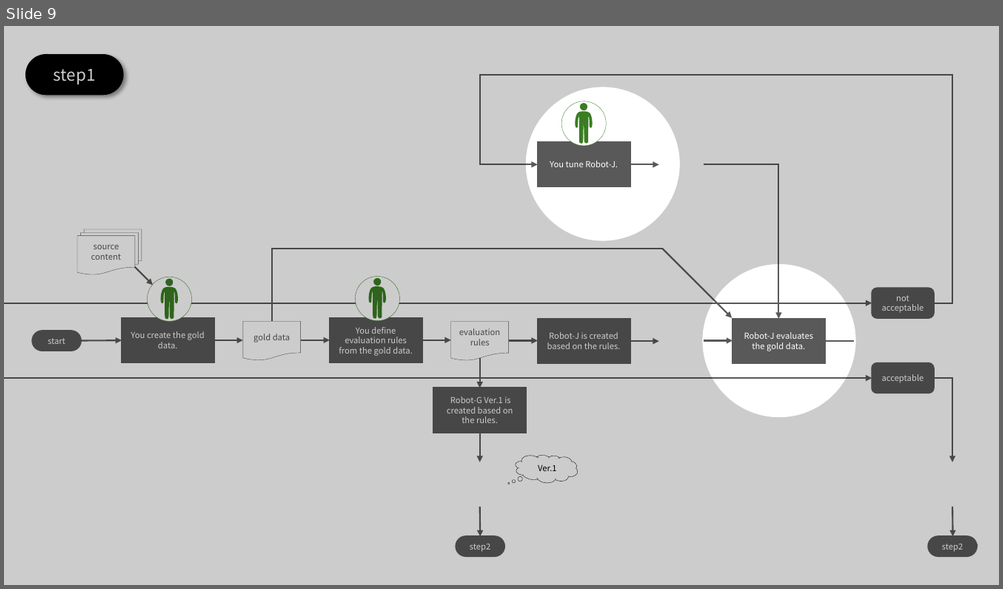
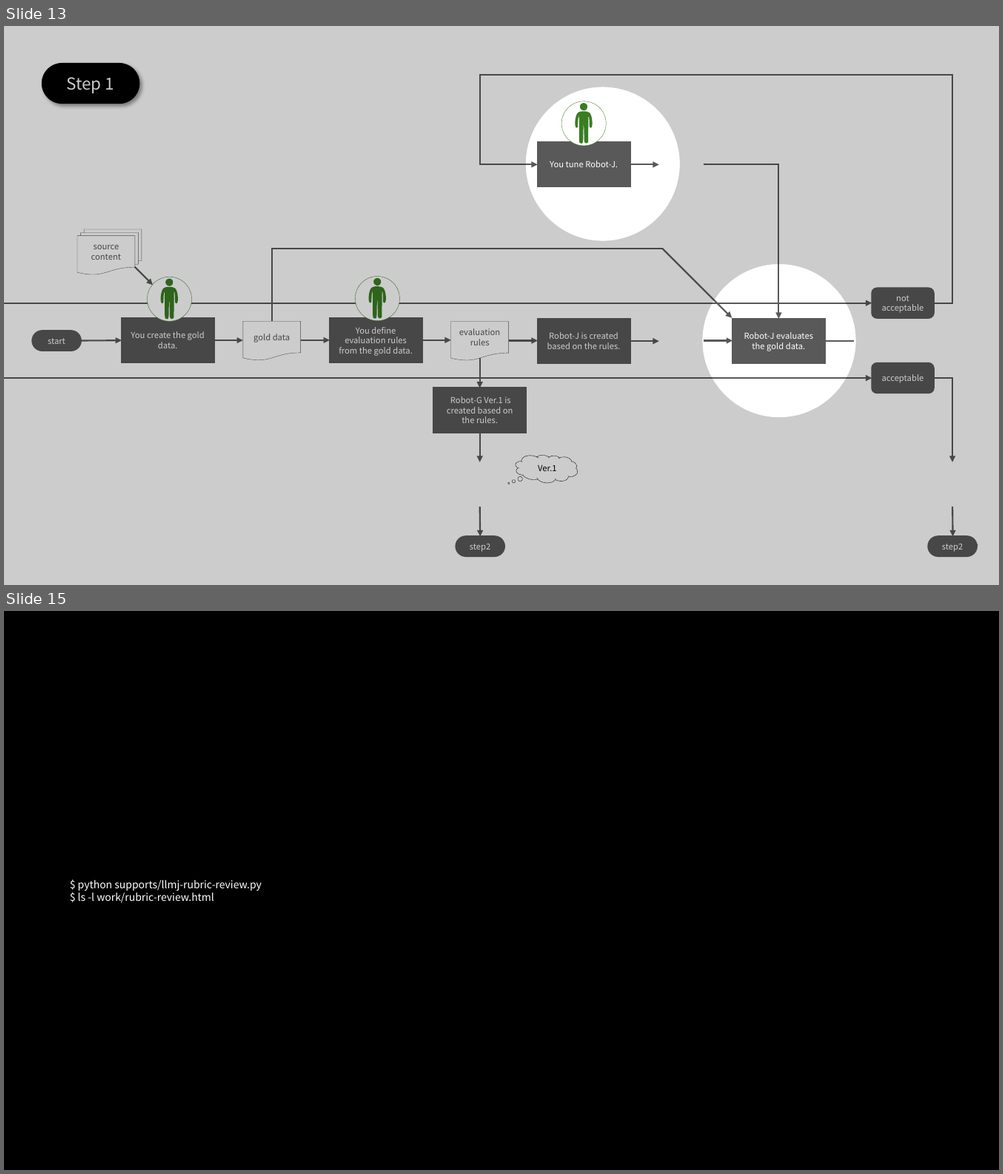
Before and after one commit to nakayama-kazuki/202x, a slide deck: tools/llm-as-a-judge/readme.pptx. Shown one above the other, each under a label of ours: slide 9 before the commit, slides 13 and 15 after it; the slides between them are not shown. The pictures are 1003x589 and 1003x1174 pixels, drawn with LibreOffice and Linux fonts; fonts in the diff are those of the drawing; background and template pictures are left out. Boxes give left, top, right and bottom in pixels: in the first picture for what was removed or moved away, otherwise in the second. Text is boxed around its words. In the diff, an @@ line names an element or a change of style, - is before the commit and + after.

```diff
--- a/tools/llm-as-a-judge/readme.pptx
+++ b/tools/llm-as-a-judge/readme.pptx
@@ slide 15 added at [4,611,999,1170], background #000000 @@
@@ text added at [78,880,262,903], 10 pt, text #FFFFFF @@
+$ python supports/llmj-rubric-review.py
+$ ls -l work/rubric-review.html
@@ what was slide 9 is now slide 13 @@
@@ slide 13 changed as well @@
@@ rounded rectangle removed at [26,55,122,95] @@
-step1
@@ rounded rectangle added at [42,64,138,104], fill #000000, outline #000000 1.5 pt, 16 pt, text #FFFFFF @@
+Step 1
```
Also in this commit, not shown: 14 other slides changed, 11 other slides added, 5 slides removed.
